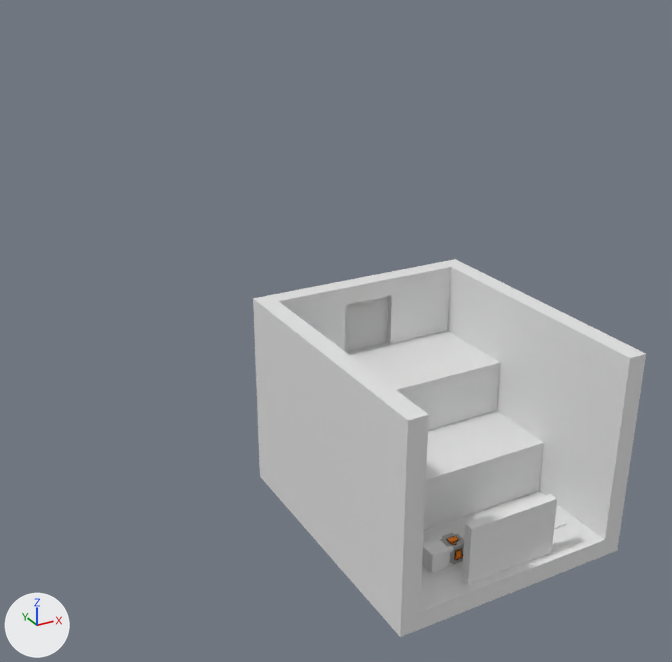
A saved change to the Blender file assets/scene/levels.blend.
The view is the same before and after, from a 50 mm lens placed at (-24.7, -19.7, 28.7), pointed at (1.1, 27.3, 5.2). The lights are fixed; the arrows at lower left show +X, +Y and +Z.

Objects in the first picture: 'CompanionCube', 'Door.001', 'Floor', 'LevelTrigger.001', 'Plate2.003', 'Step1', 'Step2', 'UnitCube.001', 'Untitled', 'WallE.001', 'WallNLeft.001', 'WallNRight.001', 'WallW.001'.
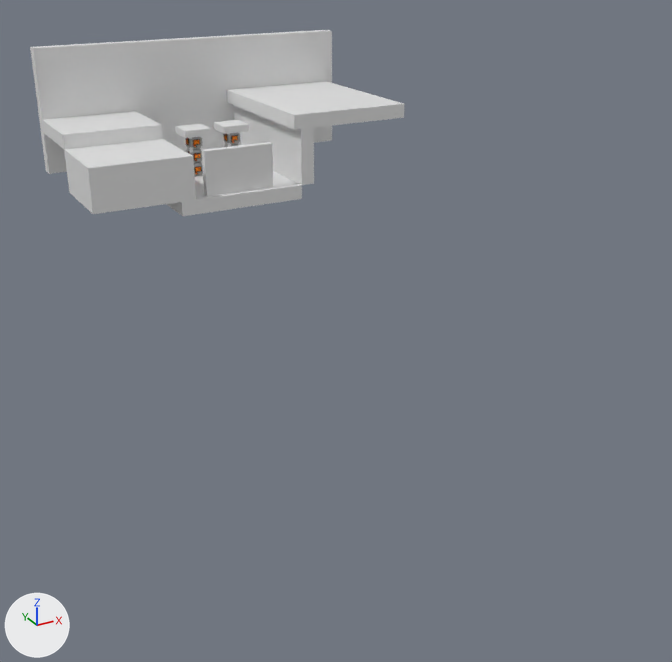
Commit message: Change all companion-cube's models

The change, as a diff of the scene's bpy script:
```diff
--- a/assets/scene/levels.blend.py
+++ b/assets/scene/levels.blend.py
@@ ob_wallw_001 @@
-ob_wallw_001 = bpy.data.objects.new('WallW.001', me_cube_039)
@@ ob_wallnright_001 @@
-ob_wallnright_001 = bpy.data.objects.new('WallNRight.001', me_cube_040)
@@ ob_wallnleft_001 @@
-ob_wallnleft_001 = bpy.data.objects.new('WallNLeft.001', me_cube_041)
@@ ob_walle_001 @@
-ob_walle_001 = bpy.data.objects.new('WallE.001', me_cube_042)
@@ ob_unitcube_001 @@
-ob_unitcube_001 = bpy.data.objects.new('UnitCube.001', me_cube_043)
@@ ob_step2 @@
-ob_step2 = bpy.data.objects.new('Step2', me_cube_044)
@@ ob_step1 @@
-ob_step1 = bpy.data.objects.new('Step1', me_cube_045)
@@ ob_floor @@
-ob_floor = bpy.data.objects.new('Floor', me_cube_050)
@@ ob_door_001 @@
-ob_door_001 = bpy.data.objects.new('Door.001', me_cube_051)
@@ ob_companioncube @@
-ob_companioncube = bpy.data.objects.new('CompanionCube', me_cube_053)
@@ ob_leveltrigger_001 @@
 ob_leveltrigger_001 = bpy.data.objects.new('LevelTrigger.001', me_cube_016)
-ob_leveltrigger_001.location = (2.0, 9.5, 1.0)
+ob_leveltrigger_001.location = (2.0, 40.5, 12.0)
@@ ob_plate2_003 @@
-ob_plate2_003 = bpy.data.objects.new('Plate2.003', me_cube_023)
@@ ob_untitled @@
-ob_untitled = bpy.data.objects.new('Untitled', me_untitled_001)
@@ ob_back_wall @@
+ob_back_wall = bpy.data.objects.new('Back Wall', me_cube_019)  # a box spanning x 9.5..33.5, y 10.5..11.5, z -3.5..5.5; in mat_material_010 (white #e7e7e7)
+ob_back_wall.location = (-20.0, 40.0, 15.0)
@@ ob_companioncube_006 @@
+ob_companioncube_006 = bpy.data.objects.new('CompanionCube.006', me_cube_018)  # a box spanning x -0.5..1.5, y -1.5..0.5, z -0.5..0.0; in mat_material_010 (white #e7e7e7)
+ob_companioncube_006.location = (-1.5, 45.5, 15.0)
@@ ob_step2_001 @@
+ob_step2_001 = bpy.data.objects.new('Step2.001', me_cube_017)  # a box spanning x 4.5..11.5, y -0.5..5.5, z -0.5..2.5; in mat_material_010 (white #e7e7e7)
+ob_step2_001.location = (-15.0, 39.0, 12.0)
@@ ob_companioncube_005 @@
+ob_companioncube_005 = bpy.data.objects.new('CompanionCube.005', me_cat_cube)  # 3852 vertices, 3408 faces; spans x -0.507..0.493, y -0.505..0.495, z -0.514..0.486; in mat_palette_002 (picture img_cat_cube_png_001)
+ob_companioncube_005.location = (-1.0, 45.0, 14.0)
@@ ob_companioncube_004 @@
+ob_companioncube_004 = bpy.data.objects.new('CompanionCube.004', me_cat_cube)  # 3852 vertices, 3408 faces; spans x -0.507..0.493, y -0.505..0.495, z -0.514..0.486; in mat_palette_002 (picture img_cat_cube_png_001)
+ob_companioncube_004.location = (-1.0, 45.0, 13.0)
@@ ob_companioncube_003 @@
+ob_companioncube_003 = bpy.data.objects.new('CompanionCube.003', me_cat_cube)  # 3852 vertices, 3408 faces; spans x -0.507..0.493, y -0.505..0.495, z -0.514..0.486; in mat_palette_002 (picture img_cat_cube_png_001)
+ob_companioncube_003.location = (-1.0, 45.0, 12.0)
@@ ob_companioncube_010 @@
+ob_companioncube_010 = bpy.data.objects.new('CompanionCube.010', me_cube_018.copy())
+ob_companioncube_010.location = (1.5, 45.5, 15.0)
@@ ob_companioncube_009 @@
+ob_companioncube_009 = bpy.data.objects.new('CompanionCube.009', me_cat_cube)  # 3852 vertices, 3408 faces; spans x -0.507..0.493, y -0.505..0.495, z -0.514..0.486; in mat_palette_002 (picture img_cat_cube_png_001)
+ob_companioncube_009.location = (2.0, 45.0, 14.0)
@@ ob_companioncube_008 @@
+ob_companioncube_008 = bpy.data.objects.new('CompanionCube.008', me_cat_cube)  # 3852 vertices, 3408 faces; spans x -0.507..0.493, y -0.505..0.495, z -0.514..0.486; in mat_palette_002 (picture img_cat_cube_png_001)
+ob_companioncube_008.location = (2.0, 45.0, 13.0)
@@ ob_right_ledge @@
+ob_right_ledge = bpy.data.objects.new('Right Ledge', me_cube_072)  # a box spanning x 1.5..10.5, y -0.5..11.5, z -0.5..0.5; in mat_material_010 (white #e7e7e7)
+ob_right_ledge.location = (2.5, 39.0, 16.0)
@@ ob_left_ledge @@
+ob_left_ledge = bpy.data.objects.new('Left Ledge', me_cube_071)  # a box spanning x 3.5..10.5, y 5.5..11.5, z -0.5..0.5; in mat_material_010 (white #e7e7e7)
+ob_left_ledge.location = (-14.0, 39.0, 15.0)
@@ ob_right_wall @@
+ob_right_wall = bpy.data.objects.new('Right Wall', me_cube_069)  # a box spanning x 15.5..16.5, y -0.5..11.5, z -3.5..0.5; in mat_material_010 (white #e7e7e7)
+ob_right_wall.location = (-11.0, 39.0, 15.0)
@@ ob_floor_001 @@
+ob_floor_001 = bpy.data.objects.new('Floor.001', me_cube_068)  # a box spanning x 1.5..10.5, y -0.5..12.5, z -0.5..0.5; in mat_material_010 (white #e7e7e7)
+ob_floor_001.location = (-6.0, 39.0, 11.0)
```

Changed parts and their boxes (x1, y1, x2, y2) in the pictures (672 x 662 px):
'WallW.001', deleted
    before: (253, 295, 429, 619)
'WallE.001', deleted
    before: (443, 259, 646, 540)
'Back Wall', added
    after: (30, 30, 332, 174)
'Floor', deleted
    before: (259, 462, 620, 637)
'Step1', deleted
    before: (424, 411, 544, 530)
'Step2', deleted
    before: (345, 331, 500, 431)
'LevelTrigger.001', moved
    before: (462, 494, 557, 584)
    after: (202, 142, 273, 196)
'Step2.001', added
    after: (64, 139, 196, 214)
'Right Ledge', added
    after: (227, 81, 404, 130)
'WallNRight.001', deleted
    before: (383, 262, 451, 344)
'Left Ledge', added
    after: (42, 111, 163, 149)
'Right Wall', added
    after: (233, 105, 314, 185)
'WallNLeft.001', deleted
    before: (271, 282, 345, 351)
'Floor.001', added
    after: (166, 171, 302, 216)
'Door.001', deleted
    before: (345, 296, 388, 351)
'UnitCube.001', deleted
    before: (337, 273, 392, 305)
'CompanionCube', deleted
    before: (422, 538, 450, 573)
'Untitled', deleted
    before: (437, 531, 464, 567)
'CompanionCube.006', added
    after: (175, 124, 211, 138)
'CompanionCube.010', added
    after: (214, 120, 249, 134)
'CompanionCube.005', added
    after: (185, 136, 203, 150)
'CompanionCube.009', added
    after: (223, 132, 241, 146)
'CompanionCube.004', added
    after: (185, 148, 203, 163)
'CompanionCube.003', added
    after: (194, 162, 203, 176)
'Plate2.003', deleted
    before: (554, 516, 566, 530)
'CompanionCube.008', added
    after: (223, 144, 241, 147)
